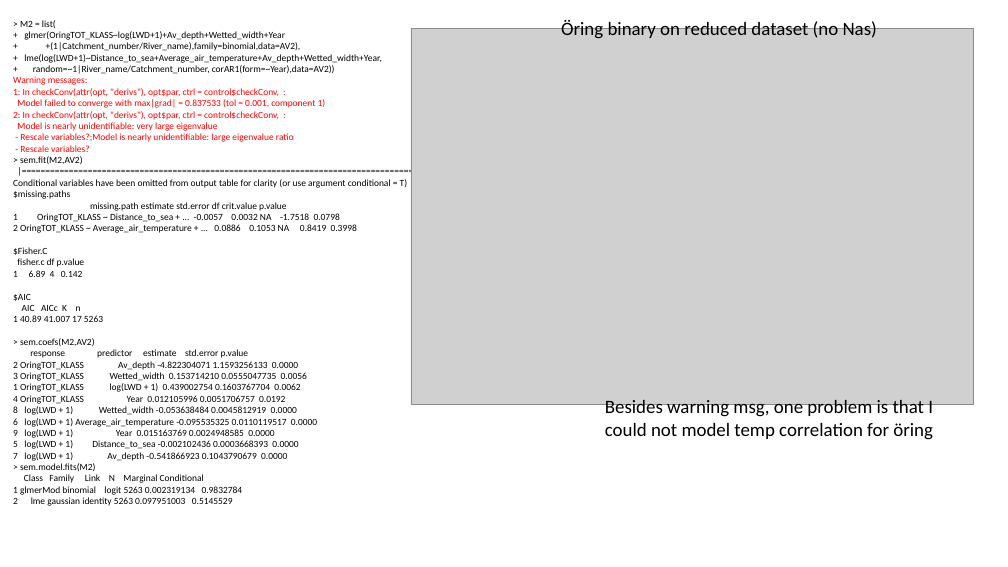
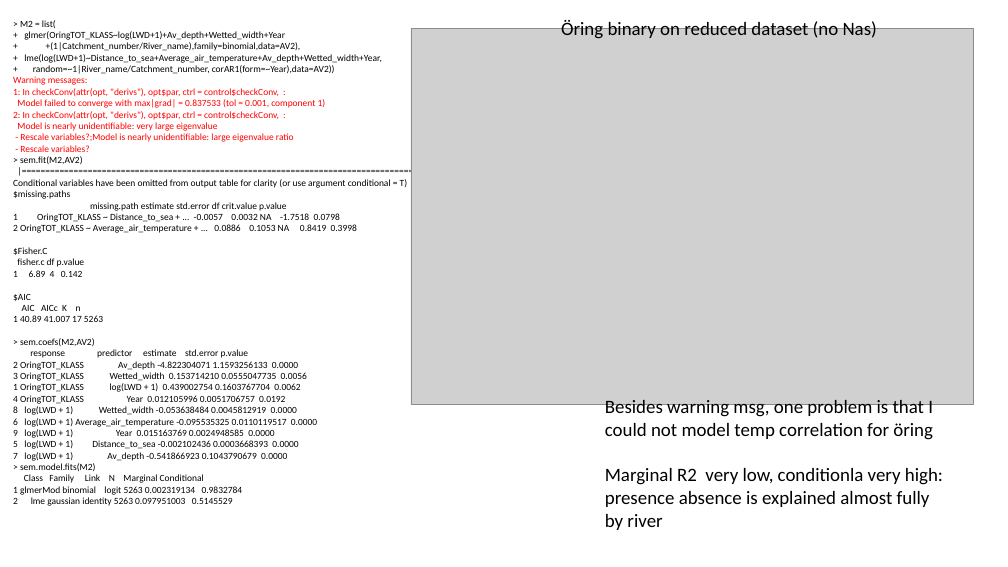
Before and after one commit to SerenaDonadi/Dod-ved, a slide deck: slide 31 of Electrofish data/LWD_analyses.pptx (slide 25 before the commit). Drawn at 1008x567 pixels with LibreOffice and Linux fonts; fonts in the diff are those of the drawing; grey boxes stand for pictures. Boxes give left, top, right and bottom in pixels: in the first picture for what was removed or moved away, otherwise in the second. Text is boxed around its words. In the diff, an @@ line names an element or a change of style, - is before the commit and + after.

```diff
--- a/Electrofish data/LWD_analyses.pptx
+++ b/Electrofish data/LWD_analyses.pptx
@@ text at [605, 468, 943, 530]: paragraph added @@
+Marginal R2 very low, conditionla very high: presence absence is explained almost fully by river
```
Also in this commit, not shown: 6 other slides changed, 7 slides added, 1 slide removed, 1 other file.
